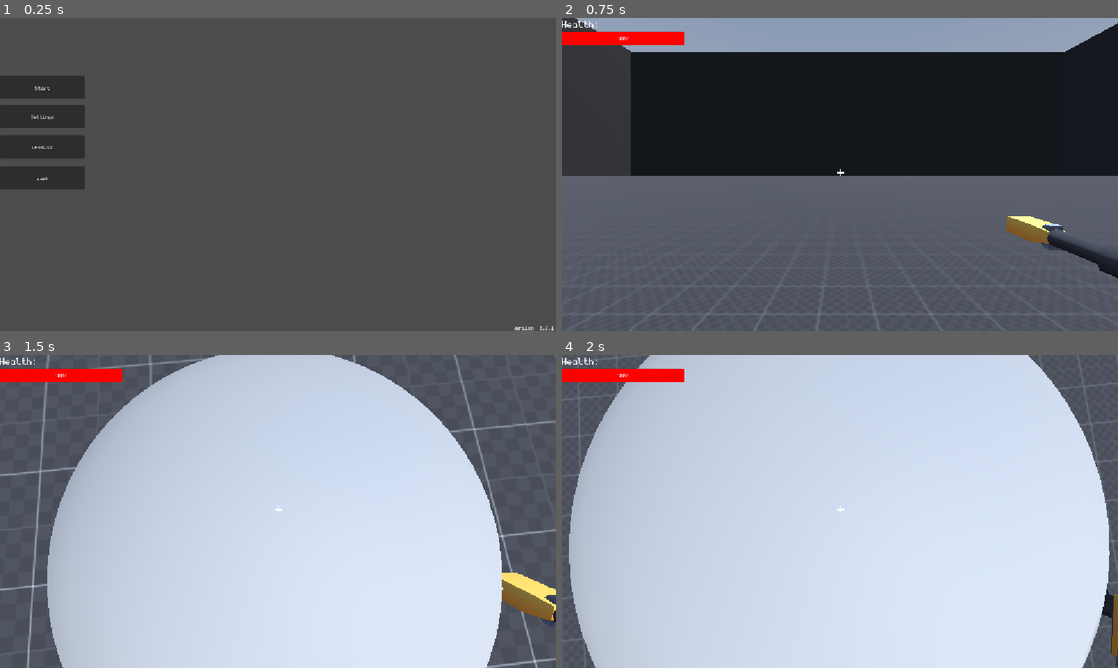
Above: before the commit, frames 1-4 (two rows, left to right).
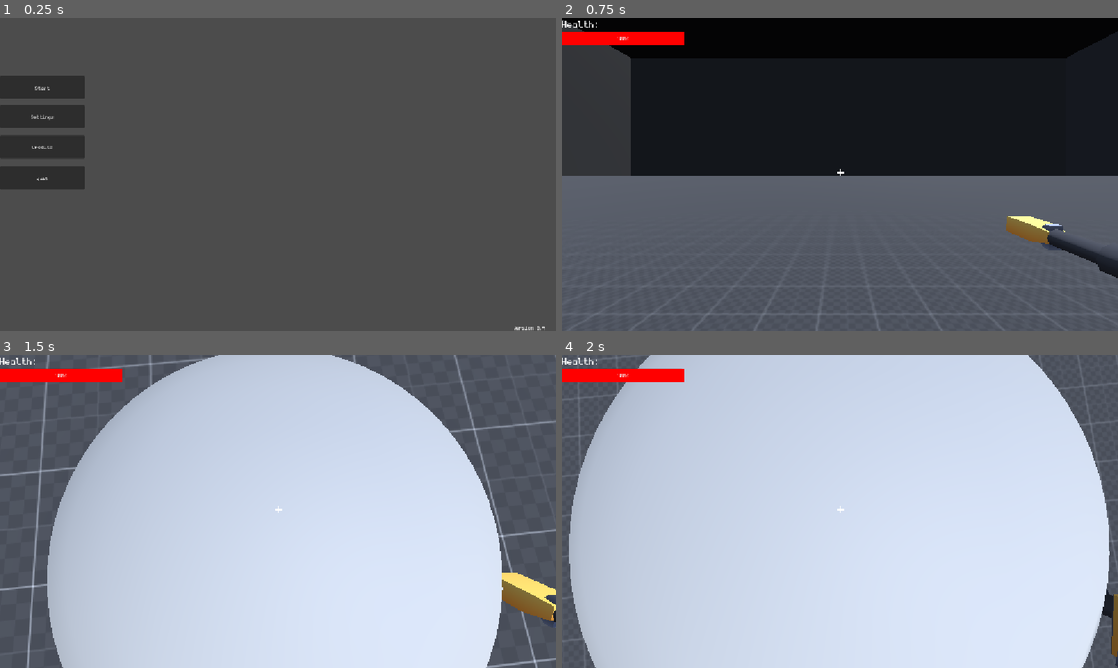
Above: after the commit, the same moments.

Repository: Enkrypt512/Cool-Movement-Game
Game: Godot game, scene res://Scenes/Menu.tscn
Same seed, same stepped clock (60 frames per second), same inputs: the game is played once before the commit and once after it. A sky picture missing from this copy of the repository is replaced by a grey-blue gradient.
Inputs (mouse positions are in pixels of both pictures, inside the frame that each line leads up to):
- Up to frame 1 (0.25 s): no input
- Up to frame 2 (0.75 s): click "Start" at 0.5 s
- Up to frame 3 (1.5 s): tap Enter (ui_accept) at 1.25 s; move the mouse to (305, 511) at 1.27 s; hold W (Forward) from 1.28 s (still down); hold Ctrl (Crouch) from 1.28 s (still down); click (305, 511) at 1.42 s
- Up to frame 4 (2 s): keep holding W (Forward); keep holding Ctrl (Crouch); tap Space (Jump) at 1.52, 1.82 s; tap X (Dash) at 1.55 s

The runs differ from the first frame. In frame 1, less than 0.1% of the frame differs, in the area x 96-100%, y 98-100%; in frame 2, 9.4%, in the area x 0-100%, y 0-13%; in frame 3, nothing differs; in frame 4, nothing differs.

Commit message:
Add Wall Gliding,Wall Jumping And Fall Damage
Added Wall Gliding And Wall Jumping Plus Fall Damage

Diff:
--- a/Scenes/Main.tscn
+++ b/Scenes/Main.tscn
@@ -25,6 +25,10 @@
 agent_height = 0.5
 
 [sub_resource type="StandardMaterial3D" id="StandardMaterial3D_pn0ev"]
+albedo_texture = ExtResource("1_idj7w")
+uv1_triplanar = true
+
+[sub_resource type="StandardMaterial3D" id="StandardMaterial3D_jw32o"]
 albedo_texture = ExtResource("1_idj7w")
 uv1_triplanar = true
 
@@ -680,6 +684,12 @@
 size = Vector3(962.4995, 1, 292.18896)
 material = SubResource("StandardMaterial3D_pn0ev")
 
+[node name="Ceiling" type="CSGBox3D" parent="Navigation Region" unique_id=329645363]
+transform = Transform3D(1, 0, 0, 0, 1, 0, 0, 0, 1, 19.627869, 259, 0)
+use_collision = true
+size = Vector3(968.39246, 1, 1000)
+material = SubResource("StandardMaterial3D_jw32o")
+
 [node name="Enemy" parent="." unique_id=611555974 instance=ExtResource("7_jw32o")]
 transform = Transform3D(1, 0, 0, 0, 1, 0, 0, 0, 1, -136.68542, 12.452457, 0)
 
--- a/Scenes/Menu.tscn
+++ b/Scenes/Menu.tscn
@@ -586,7 +586,7 @@
 offset_top = 634.0
 offset_right = 1160.0
 offset_bottom = 647.0
-text = "Version  0.3.1"
+text = "Version:0.4"
 
 [node name="Credits" type="Control" parent="." unique_id=565533374]
 visible = false
--- a/Scripts/player.gd
+++ b/Scripts/player.gd
@@ -32,6 +32,7 @@
 var Sliding: bool = false
 var Dashing: bool = false
 var Grappling: bool = false
+var Wall_Gliding: bool = false
 
 # Sliding Variables
 @export_group("Sliding Variables")
@@ -72,7 +73,27 @@
 var Grapple_Total_Angle: float = 0.0
 var Grapple_Last_Direction: Vector3 = Vector3.ZERO
 @export var Rope_Thickness: float = 0.08
-@export var Rope_Texture:Texture2D = preload("res://Assets/textures/dev/grids/Dark/texture_07.png")
+@export var Rope_Texture: Texture2D = preload("res://Assets/textures/dev/grids/Dark/texture_07.png")
+
+# Wall Jump Variables
+@export_group("Wall Jump Variables")
+@export var Wall_Jump_Velocity: float = 10.0
+@export var Wall_Push_Force: float = 30.0
+@export var Max_Wall_Jumps: int = 3
+var Wall_Jumps_Left: int = 3
+@export var Wall_Jump_Lock_Time: float = 0.2
+var Wall_Jump_Lock_Timer: float = 0.0
+
+# Wall Glide Variables
+@export_group("Wall Glide Variables")
+@export var Wall_Glide_Fall_Speed: float = -3.0
+@export var Wall_Glide_Speed: float = 18.0
+@export var Wall_Glide_Tilt_Angle: float = 8.0
+
+# Fall Damage Variables
+@export_group("Fall Damage Variables")
+@export var Min_Fall_Velocity: float = 15.0
+@export var Fall_Damage_Multiplier: float = 5.0
 
 # Misc Variables
 @export_group("Misc Variables")
@@ -132,6 +153,7 @@
 	# Reset jump charges when grounded
 	if is_on_floor():
 		Jumps_Left = Max_Jumps
+		Wall_Jumps_Left = Max_Wall_Jumps
 	# Crouching
 	if GameManager.Toggle_Crouch:
 		if Crouch_Just_Pressed:
@@ -207,7 +229,7 @@
 		else:
 			Dash_Vector = Vector2(0, -1.0)
 	if Speed_Lines:
-		Speed_Lines.visible = Sliding || Dashing || Grappling || (Sprinting && Input_Direction != Vector2.ZERO)
+		Speed_Lines.visible = Sliding || Dashing || Grappling || Wall_Gliding || (Sprinting && Input_Direction != Vector2.ZERO)
 	# Freelooking camera tilt
 	if Input.is_action_pressed("Freelook") || Sliding:
 		Freelooking = true
@@ -239,7 +261,7 @@
 			Eyes.position.x = lerp(Eyes.position.x, 0.0, delta * Lerp_Speed)
 			Headbobbing_Vector.x = sin(Headbobbing_Index / 2) + 0.5
 	# Camera tilt
-	if not GameManager.No_Shake:
+	if not GameManager.No_Shake and not Wall_Gliding:
 		if Input.is_action_pressed("Left"):
 			Camera.rotation.z = lerp(Camera.rotation.z, deg_to_rad(Camera_Tilt), delta * Lerp_Speed)
 		elif Input.is_action_pressed("Right"):
@@ -260,7 +282,7 @@
 		else:
 			rotate_y(Yaw_Delta)
 		Head.rotate_x(Pitch_Delta)
-		Head.rotation.x = clamp(Head.rotation.x, deg_to_rad(-89), deg_to_rad(89))
+		Head.rotation.x = clamp(Head.rotation.x, deg_to_rad(-89), deg_to_rad(-89))
 	# Grapple
 	if Input.is_action_just_pressed("Grapple") and not Grappling:
 		if Grapple_RayCast and Grapple_RayCast.is_colliding():
@@ -329,19 +351,50 @@
 				Immediate_Mesh.surface_add_vertex(Fourth_Vertext)
 				Immediate_Mesh.surface_end()
 	else:
-		# Jumping
-		if Input.is_action_just_pressed("Jump") and Jumps_Left > 0:
-			velocity.y = Jump_Velocity
-			Jumps_Left -= 1
-			if GameManager.Toggle_Crouch:
-				if Sliding:
+		# Jumping & Wall Jumping
+		if Input.is_action_just_pressed("Jump"):
+			if is_on_wall() and not is_on_floor() and Wall_Jumps_Left > 0:
+				var Wall_Normal := get_wall_normal()
+				velocity.y = Wall_Jump_Velocity
+				velocity.x = Wall_Normal.x * Wall_Push_Force
+				velocity.z = Wall_Normal.z * Wall_Push_Force
+				Wall_Jump_Lock_Timer = Wall_Jump_Lock_Time
+				Direction = Vector3(Wall_Normal.x, 0, Wall_Normal.z).normalized()
+				Wall_Jumps_Left -= 1
+				Jumps_Left = Max_Jumps - 1
+				if GameManager.Toggle_Crouch and Sliding:
 					Crouching = false
-			Sliding = false
-			Freelooking = false
+				Sliding = false
+				Freelooking = false
+			elif Jumps_Left > 0:
+				velocity.y = Jump_Velocity
+				Jumps_Left -= 1
+				if GameManager.Toggle_Crouch and Sliding:
+					Crouching = false
+				Sliding = false
+				Freelooking = false
+	if Wall_Jump_Lock_Timer > 0:
+		Wall_Jump_Lock_Timer -= delta
+	# Wall Gliding
+	var Wall_Normal := get_wall_normal() if is_on_wall() else Vector3.ZERO
+	Wall_Gliding = is_on_wall() and not is_on_floor() and velocity.y < 0 and Input_Direction != Vector2.ZERO
 	if is_on_floor():
 		Direction = lerp(Direction, (transform.basis * Vector3(Input_Direction.x, 0, Input_Direction.y)).normalized(), delta * Lerp_Speed)
-	else:
-		if Input_Direction != Vector2.ZERO and not Grappling:
+	elif Wall_Gliding:
+		if velocity.y < Wall_Glide_Fall_Speed:
+			velocity.y = lerp(velocity.y, Wall_Glide_Fall_Speed, delta * 10.0)
+		var Raw_Direction := (transform.basis * Vector3(Input_Direction.x, 0, Input_Direction.y)).normalized()
+		var Wall_Slide_Direction := Raw_Direction.slide(Wall_Normal).normalized()
+		Direction = lerp(Direction, Wall_Slide_Direction, delta * Air_Lerp_Speed)
+		Current_Speed = lerp(Current_Speed, Wall_Glide_Speed, delta * Lerp_Speed)
+		# Wall Gliding camera tilt
+		var Wall_Side := transform.basis.x.dot(Wall_Normal)
+		if Wall_Side > 0:
+			Camera.rotation.z = lerp(Camera.rotation.z, deg_to_rad(-Wall_Glide_Tilt_Angle), delta * 10.0)
+		else:
+			Camera.rotation.z = lerp(Camera.rotation.z, deg_to_rad(Wall_Glide_Tilt_Angle), delta * 10.0)
+	else:
+		if Input_Direction != Vector2.ZERO and not Grappling and Wall_Jump_Lock_Timer <= 0:
 			Direction = lerp(Direction, (transform.basis * Vector3(Input_Direction.x, 0, Input_Direction.y)).normalized(), delta * Air_Lerp_Speed)
 	if Sliding:
 		Direction = (transform.basis * Vector3(Slide_Vector.x, 0, Slide_Vector.y)).normalized()
@@ -370,3 +423,6 @@
 			velocity.z = move_toward(velocity.z, 0, Current_Speed)
 	Last_Velocity = velocity
 	move_and_slide()
+	if is_on_floor() and Last_Velocity.y < -Min_Fall_Velocity:
+		var Excess_Speed = abs(Last_Velocity.y) - Min_Fall_Velocity
+		Health = max(0, Health - int(Excess_Speed * Fall_Damage_Multiplier))
--- a/project.godot
+++ b/project.godot
@@ -11,7 +11,7 @@
 [application]
 
 config/name="Cool Movement Game"
-config/version="0.3.1"
+config/version="0.4"
 run/main_scene="uid://bo4lgf8hrh8b3"
 config/features=PackedStringArray("4.8", "Forward Plus")
 config/icon="uid://hfgsgnyrr2af"
Not shown, removed: export_presets.cfg
Not shown, removed: icon.png.import
Not shown, removed: .gitattributes
Not shown, removed: .gitignore
